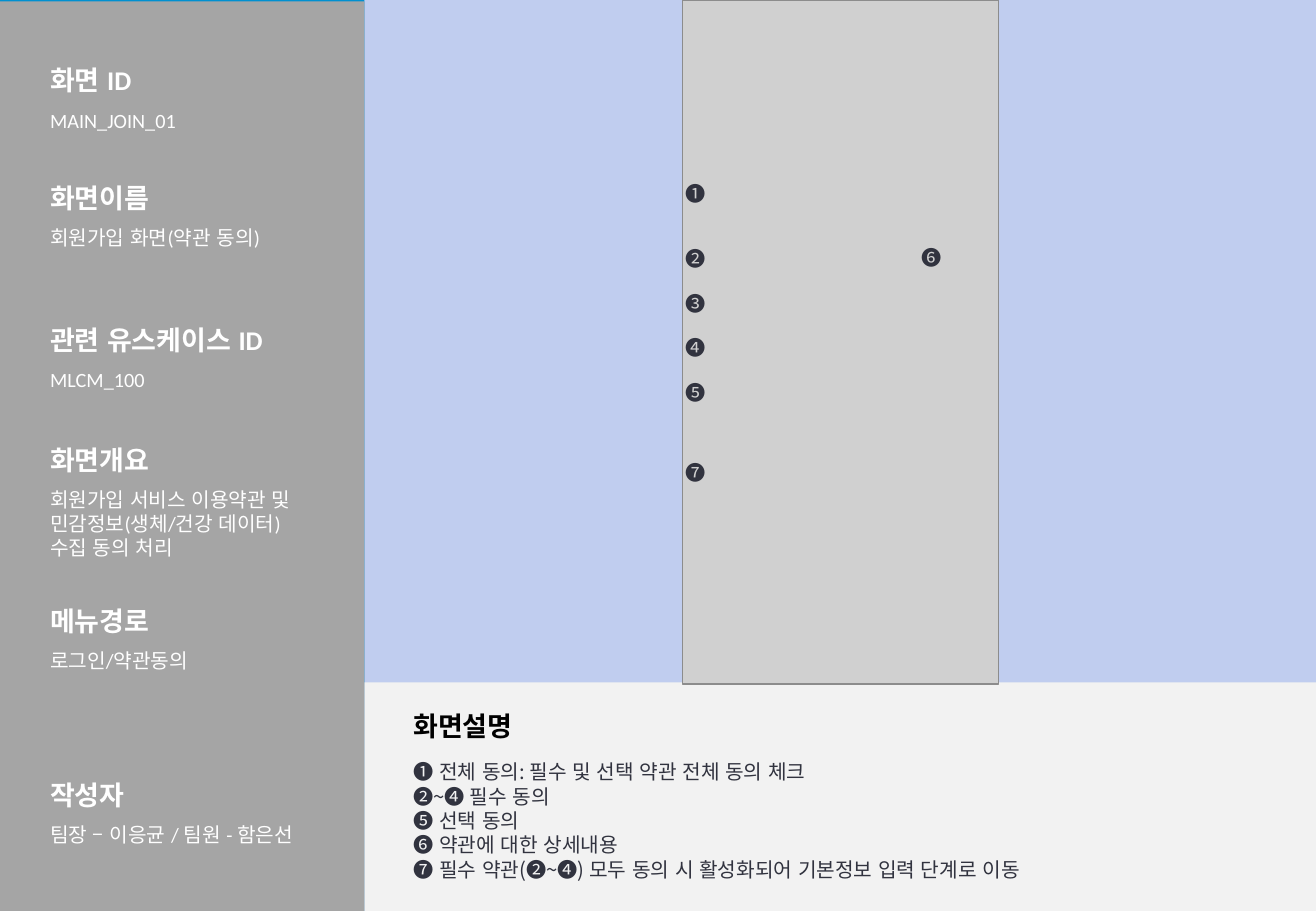
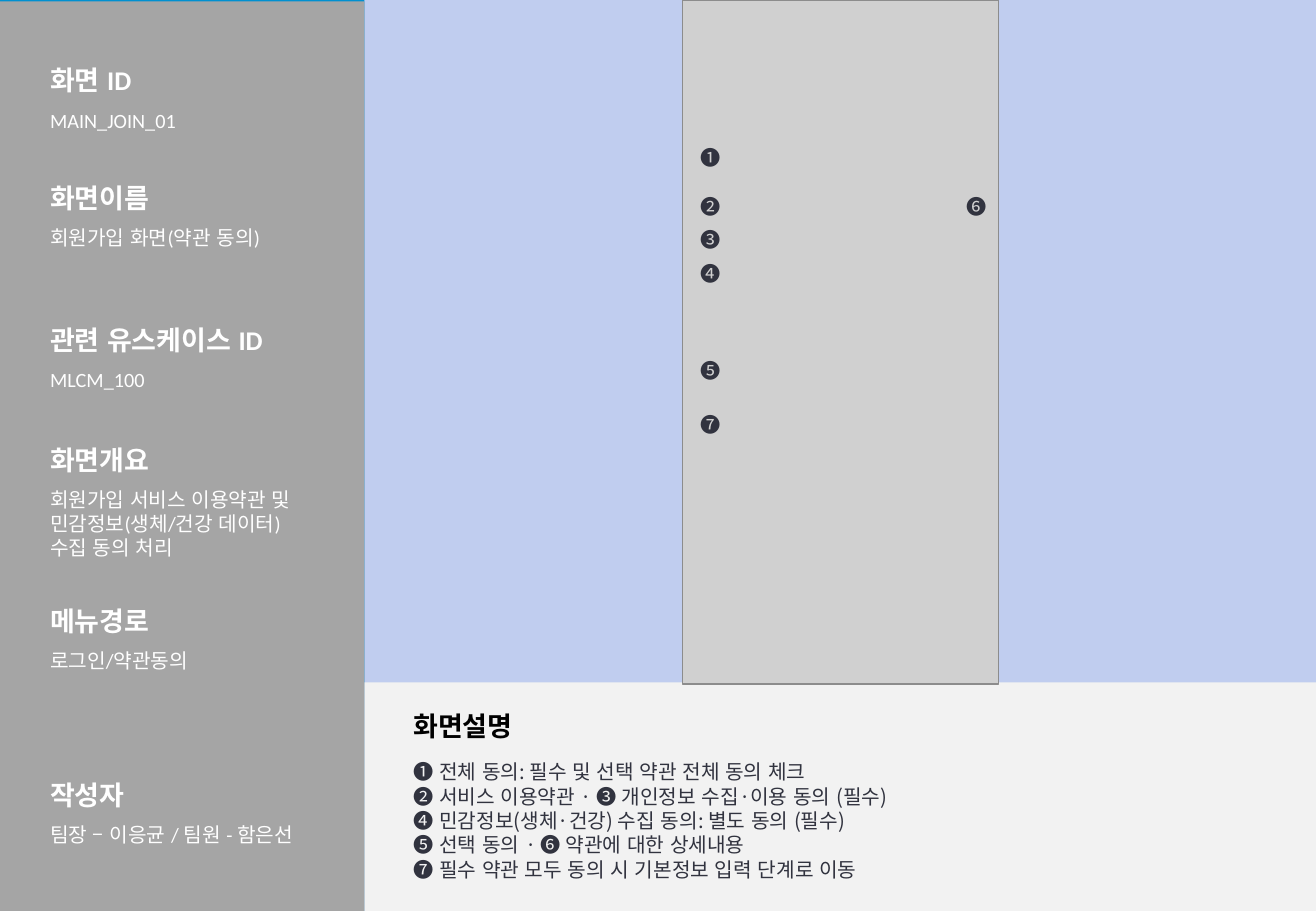
Before and after one commit to 2026-SMHRD-KDT-HealthCare-5/lisn, a slide deck: slide 9 of Documents/화면설계서_귀기울임.pptx. Drawn at 1316x911 pixels with LibreOffice and Linux fonts; fonts in the diff are those of the drawing; grey boxes stand for pictures. Boxes give left, top, right and bottom in pixels: in the first picture for what was removed or moved away, otherwise in the second. Text is boxed around its words. In the diff, an @@ line names an element or a change of style, - is before the commit and + after.

```diff
--- a/Documents/화면설계서_귀기울임.pptx
+++ b/Documents/화면설계서_귀기울임.pptx
@@ text "❶": place and size @@
-text "❶" at bbox=[685, 180, 705, 207]
+text "❶" at bbox=[701, 144, 721, 171]
@@ text "❷": place and size @@
-text "❷" at bbox=[685, 249, 705, 268]
+text "❷" at bbox=[701, 197, 721, 216]
@@ text "❻": place and size @@
-text "❻" at bbox=[921, 248, 941, 267]
+text "❻" at bbox=[966, 197, 986, 216]
@@ text "❸": place and size @@
-text "❸" at bbox=[685, 294, 705, 313]
+text "❸" at bbox=[701, 230, 721, 249]
@@ text "❹": place and size @@
-text "❹" at bbox=[685, 338, 705, 357]
+text "❹" at bbox=[701, 264, 721, 283]
@@ text "❺": place and size @@
-text "❺" at bbox=[685, 383, 705, 402]
+text "❺" at bbox=[701, 361, 721, 380]
@@ text "❼": place and size @@
-text "❼" at bbox=[685, 459, 705, 486]
+text "❼" at bbox=[701, 411, 721, 438]
@@ text at bbox=[413, 783, 887, 883]: text changed @@
-❷~❹ 필수 동의
-❺ 선택 동의
-❻ 약관에 대한 상세내용
-❼ 필수 약관(❷~❹) 모두 동의 시 활성화되어 기본정보 입력 단계로 이동
+❷ 서비스 이용약관 · ❸ 개인정보 수집·이용 동의 (필수)
+❹ 민감정보(생체·건강) 수집 동의: 별도 동의 (필수)
+❺ 선택 동의 · ❻ 약관에 대한 상세내용
+❼ 필수 약관 모두 동의 시 기본정보 입력 단계로 이동
```
Also in this commit, not shown: 4 other slides changed, 7 other files.
